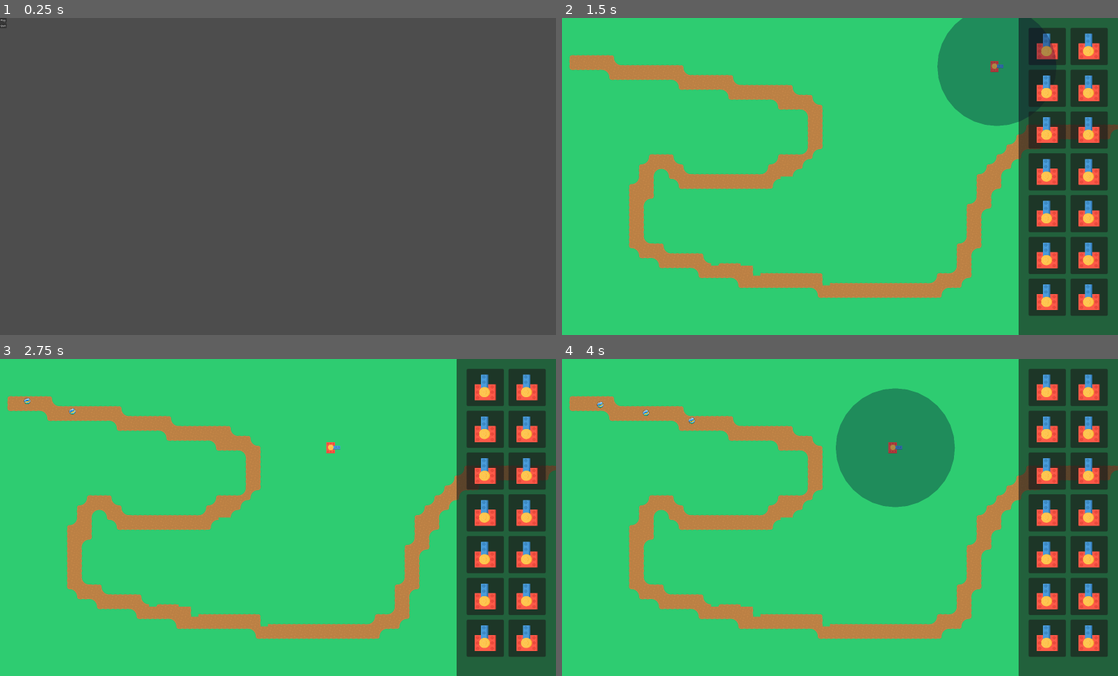
Above: before the commit, frames 1-4 (two rows, left to right).
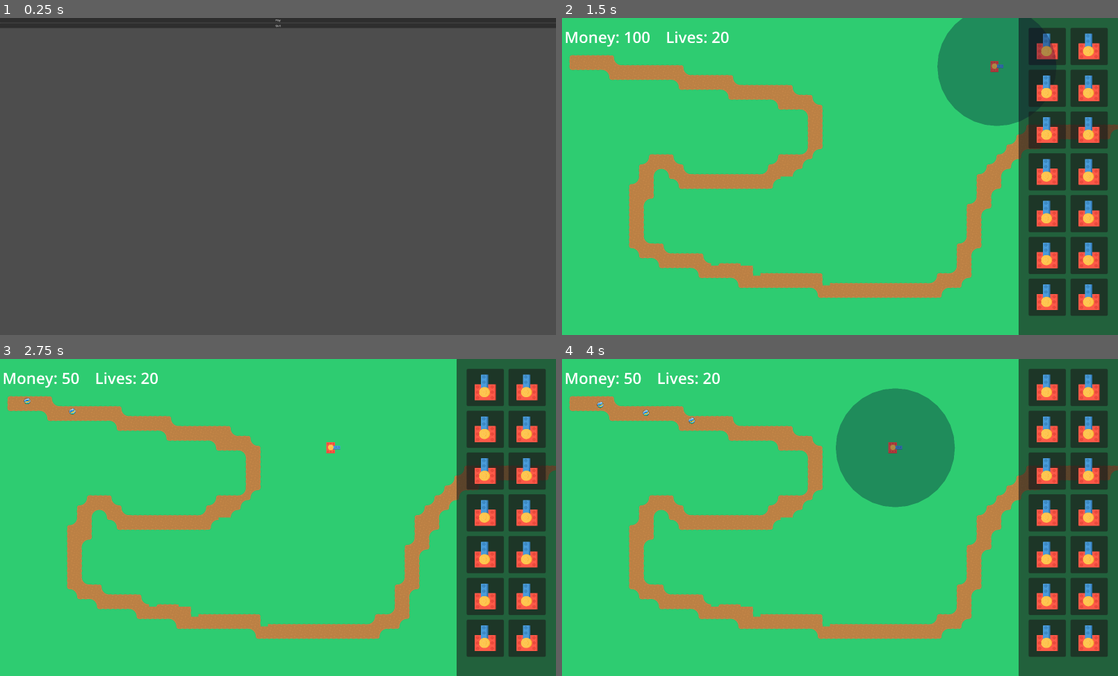
Above: after the commit, the same moments.

Repository: SirCatolot/No-more-marble-racing
Game: Godot game, scene res://scenes/ui/MainMenu.tscn
Same seed, same stepped clock (60 frames per second), same inputs: the game is played once before the commit and once after it.
Inputs (mouse positions are in pixels of both pictures, inside the frame that each line leads up to):
- Up to frame 1 (0.25 s): no input
- Up to frame 2 (1.5 s): click "Play" at 0.5 s; tap Enter at 1.25 s; drag from (1045, 46) to (895, 106) at 1.27 s
- Up to frame 3 (2.75 s): drag from (528, 387) to (333, 447) at 2.02 s
- Up to frame 4 (4 s): move the mouse to (1045, 428) at 2.77 s; click (1045, 428) at 2.92 s; tap Space at 3.5 s; drag from (1090, 428) to (895, 447) at 3.52 s

The runs differ from the first frame. In frame 1, 2.6% of the frame differs, in the area x 0-100%, y 0-4%; in frame 2, 0.4%; in frame 3, 0.4%; in frame 4, 0.4%.

Commit message:
added GameState singleton and HUD wiring to manage lives and money and end game on 0 lives

Diff:
--- a/Assets/Enemies/Soldier A.gd
+++ b/Assets/Enemies/Soldier A.gd
@@ -8,6 +8,8 @@
 	get_parent().set_progress(get_parent().get_progress() + speed*delta)
 
 	if get_parent().get_progress_ratio() == 1:
+		GameState.lose_life(1)
 		queue_free()
 	if Health <= 0:
+		GameState.add_money(5)
 		get_parent().get_parent().queue_free()
--- a/Assets/Towers/RedTowerPanel.gd
+++ b/Assets/Towers/RedTowerPanel.gd
@@ -3,6 +3,7 @@
 
 @onready var tower = preload("res://Assets/Towers/RedBulletTower.tscn")
 var currTile
+const TOWER_COST := 25
 
 func _on_gui_input(event):
 	var tempTower = tower.instantiate()
@@ -29,10 +30,10 @@
 			if get_child_count() > 1:
 				get_child(1).queue_free()
 			var path = get_tree().get_root().get_node("Main/Towers")
-
-			path.add_child(tempTower)
-			tempTower.global_position = event.global_position
-			tempTower.get_node("Area").hide()
+			if GameState.try_spend(TOWER_COST):
+				path.add_child(tempTower)
+				tempTower.global_position = event.global_position
+				tempTower.get_node("Area").hide()
 
 	else:
 		if get_child_count() > 1:
--- a/Assets/UI/ui.tscn
+++ b/Assets/UI/ui.tscn
@@ -1,9 +1,10 @@
 [gd_scene load_steps=3 format=3 uid="uid://cd0ympvrg6wyk"]
 
 [ext_resource type="PackedScene" uid="uid://mmeosbj0gl42" path="res://Assets/Towers/RedTowerPanel.tscn" id="1_mlsdd"]
-[ext_resource type="Script" uid="uid://gt0i3voo2tuh" path="res://Assets/Towers/RedTowerPanel.gd" id="2_1lv7e"]
+[ext_resource type="Script" uid="uid://hdim50yje8dv" path="res://scripts/ui/hud.gd" id="3_hud"]
 
 [node name="UI" type="CanvasLayer"]
+script = ExtResource("3_hud")
 
 [node name="Panel" type="Panel" parent="."]
 offset_left = 2944.0
@@ -22,56 +23,71 @@
 
 [node name="RedTowerPanel" parent="Panel/FlowContainer" instance=ExtResource("1_mlsdd")]
 layout_mode = 2
-script = ExtResource("2_1lv7e")
 
 [node name="RedTowerPanel2" parent="Panel/FlowContainer" instance=ExtResource("1_mlsdd")]
 layout_mode = 2
-script = ExtResource("2_1lv7e")
 
 [node name="RedTowerPanel3" parent="Panel/FlowContainer" instance=ExtResource("1_mlsdd")]
 layout_mode = 2
-script = ExtResource("2_1lv7e")
 
 [node name="RedTowerPanel4" parent="Panel/FlowContainer" instance=ExtResource("1_mlsdd")]
 layout_mode = 2
-script = ExtResource("2_1lv7e")
 
 [node name="RedTowerPanel5" parent="Panel/FlowContainer" instance=ExtResource("1_mlsdd")]
 layout_mode = 2
-script = ExtResource("2_1lv7e")
 
 [node name="RedTowerPanel6" parent="Panel/FlowContainer" instance=ExtResource("1_mlsdd")]
 layout_mode = 2
-script = ExtResource("2_1lv7e")
 
 [node name="RedTowerPanel7" parent="Panel/FlowContainer" instance=ExtResource("1_mlsdd")]
 layout_mode = 2
-script = ExtResource("2_1lv7e")
 
 [node name="RedTowerPanel8" parent="Panel/FlowContainer" instance=ExtResource("1_mlsdd")]
 layout_mode = 2
-script = ExtResource("2_1lv7e")
 
 [node name="RedTowerPanel9" parent="Panel/FlowContainer" instance=ExtResource("1_mlsdd")]
 layout_mode = 2
-script = ExtResource("2_1lv7e")
 
 [node name="RedTowerPanel10" parent="Panel/FlowContainer" instance=ExtResource("1_mlsdd")]
 layout_mode = 2
-script = ExtResource("2_1lv7e")
 
 [node name="RedTowerPanel11" parent="Panel/FlowContainer" instance=ExtResource("1_mlsdd")]
 layout_mode = 2
-script = ExtResource("2_1lv7e")
 
 [node name="RedTowerPanel12" parent="Panel/FlowContainer" instance=ExtResource("1_mlsdd")]
 layout_mode = 2
-script = ExtResource("2_1lv7e")
 
 [node name="RedTowerPanel13" parent="Panel/FlowContainer" instance=ExtResource("1_mlsdd")]
 layout_mode = 2
-script = ExtResource("2_1lv7e")
 
 [node name="RedTowerPanel14" parent="Panel/FlowContainer" instance=ExtResource("1_mlsdd")]
 layout_mode = 2
-script = ExtResource("2_1lv7e")
+
+[node name="HUD" type="HBoxContainer" parent="."]
+offset_left = 16.0
+offset_top = 16.0
+offset_right = 715.0
+offset_bottom = 229.0
+theme_override_constants/separation = 100
+
+[node name="MoneyLabel" type="Label" parent="HUD"]
+layout_mode = 2
+theme_override_font_sizes/font_size = 100
+text = "Money: 100"
+
+[node name="LivesLabel" type="Label" parent="HUD"]
+layout_mode = 2
+theme_override_font_sizes/font_size = 100
+text = "Lives: 20"
+
+[node name="GameOver" type="CenterContainer" parent="."]
+visible = false
+offset_right = 3584.0
+offset_bottom = 2048.0
+
+[node name="Label" type="Label" parent="GameOver"]
+layout_mode = 2
+theme_override_font_sizes/font_size = 200
+text = "GAME OVER"
+horizontal_alignment = 1
+vertical_alignment = 1
--- /dev/null
+++ b/Singletons/GameState.gd
@@ -0,0 +1,42 @@
+extends Node
+
+signal money_changed(money)
+signal lives_changed(lives)
+signal game_over
+
+var money: int = 0
+var lives: int = 0
+
+const START_MONEY := 100
+const START_LIVES := 20
+
+func _ready() -> void:
+	reset()
+
+func reset() -> void:
+	money = START_MONEY
+	lives = START_LIVES
+	emit_signal("money_changed", money)
+	emit_signal("lives_changed", lives)
+	get_tree().paused = false
+
+func add_money(amount: int) -> void:
+	money += amount
+	emit_signal("money_changed", money)
+
+func can_afford(cost: int) -> bool:
+	return money >= cost
+
+func try_spend(cost: int) -> bool:
+	if money >= cost:
+		money -= cost
+		emit_signal("money_changed", money)
+		return true
+	return false
+
+func lose_life(amount: int = 1) -> void:
+	lives -= amount
+	emit_signal("lives_changed", lives)
+	if lives <= 0:
+		emit_signal("game_over")
+		get_tree().paused = true
--- a/project.godot
+++ b/project.godot
@@ -15,6 +15,10 @@
 config/features=PackedStringArray("4.5", "Forward Plus")
 config/icon="res://icon.svg"
 
+[autoload]
+
+GameState="*res://Singletons/GameState.gd"
+
 [display]
 
 window/size/viewport_width=3584
--- a/scenes/game/main.tscn
+++ b/scenes/game/main.tscn
@@ -1,10 +1,12 @@
-[gd_scene load_steps=4 format=3 uid="uid://cxf71vgj2im6q"]
+[gd_scene load_steps=5 format=3 uid="uid://cxf71vgj2im6q"]
 
 [ext_resource type="PackedScene" uid="uid://bbfk382r3favt" path="res://Tiles/tile_map.tscn" id="1_ig7tw"]
 [ext_resource type="Script" uid="uid://bgcgvwb50x2vv" path="res://Singletons/PathSpawner.gd" id="2_0xm2m"]
 [ext_resource type="PackedScene" uid="uid://cd0ympvrg6wyk" path="res://Assets/UI/ui.tscn" id="3_h2yge"]
+[ext_resource type="Script" path="res://scripts/game/main.gd" id="4_main"]
 
 [node name="Main" type="Node2D"]
+script = ExtResource("4_main")
 
 [node name="TileMap" parent="." instance=ExtResource("1_ig7tw")]
 layer_0/tile_data = PackedInt32Array(0, 262144, 5, 65536, 262144, 5, 131072, 262144, 5, 196608, 0, 3, 262144, 0, 4, 327 …(34100 unchanged characters)…
--- a/scenes/ui/MainMenu.tscn
+++ b/scenes/ui/MainMenu.tscn
@@ -15,8 +15,8 @@
 
 [node name="VBoxContainer" type="VBoxContainer" parent="."]
 layout_mode = 0
-offset_right = 40.0
-offset_bottom = 40.0
+offset_right = 3586.0
+offset_bottom = 1056.0
 
 [node name="PlayButton" type="Button" parent="VBoxContainer"]
 layout_mode = 2
--- /dev/null
+++ b/scripts/game/main.gd
@@ -0,0 +1,4 @@
+extends Node2D
+
+func _ready() -> void:
+	GameState.reset()
--- /dev/null
+++ b/scripts/ui/hud.gd
@@ -0,0 +1,21 @@
+extends CanvasLayer
+
+@onready var money_label: Label = $HUD/MoneyLabel
+@onready var lives_label: Label = $HUD/LivesLabel
+@onready var game_over_layer: Control = $GameOver
+
+func _ready() -> void:
+	GameState.money_changed.connect(_on_money_changed)
+	GameState.lives_changed.connect(_on_lives_changed)
+	GameState.game_over.connect(_on_game_over)
+	_on_money_changed(GameState.money)
+	_on_lives_changed(GameState.lives)
+
+func _on_money_changed(m: int) -> void:
+	money_label.text = "Money: %d" % m
+
+func _on_lives_changed(l: int) -> void:
+	lives_label.text = "Lives: %d" % l
+
+func _on_game_over() -> void:
+	game_over_layer.visible = true
Not shown, added: Singletons/GameState.gd.uid
Not shown, added: scripts/game/main.gd.uid
Not shown, added: scripts/ui/hud.gd.uid
